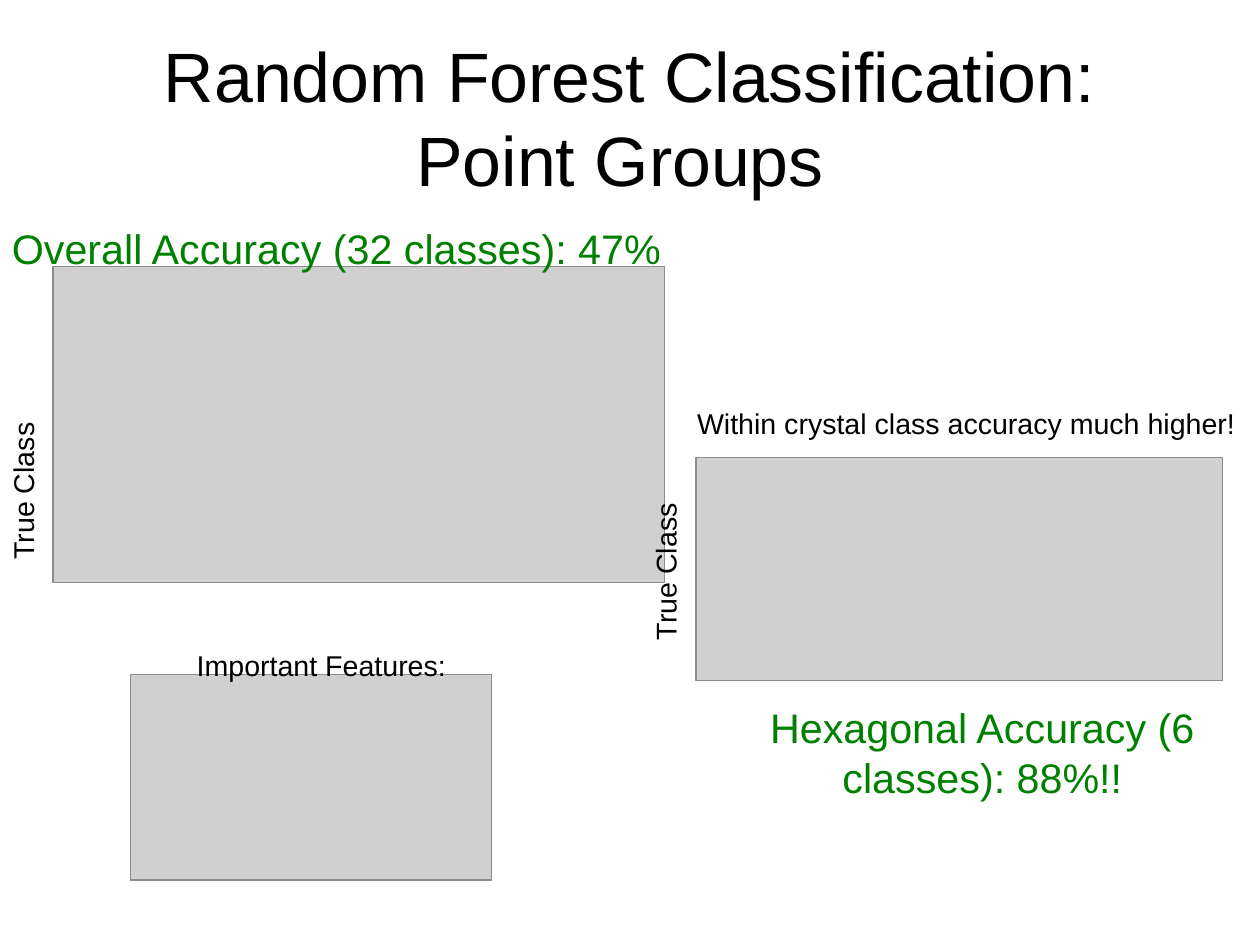
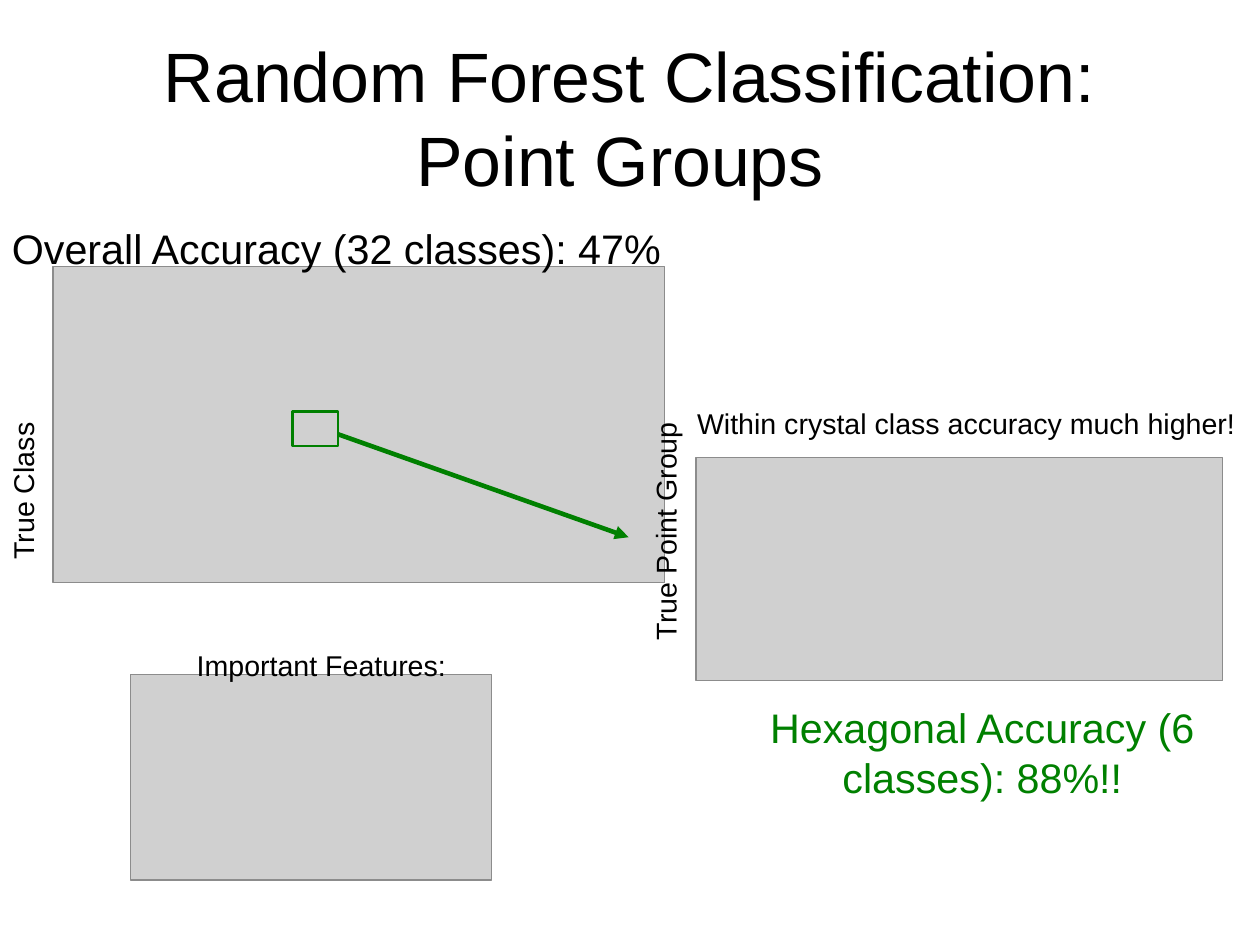
Before and after one commit to rhsimplex/matprojgeom, a slide deck: slide 12 of presentation.odp (slide 6 before the commit). Drawn at 1260x945 pixels with LibreOffice and Linux fonts; fonts in the diff are those of the drawing; grey boxes stand for pictures. Boxes give left, top, right and bottom in pixels: in the first picture for what was removed or moved away, otherwise in the second. Text is boxed around its words. In the diff, an @@ line names an element or a change of style, - is before the commit and + after.

```diff
--- a/presentation.odp
+++ b/presentation.odp
@@ text "Overall Accuracy (32 classes): 47%" at (x1=12, y1=234, x2=661, y2=272): text colour #008000 to #000000 @@
@@ rectangle added at (x1=293, y1=412, x2=338, y2=446), outline #008000 1.45 pt @@
@@ arrow added from (338, 434) to (629, 537), #008000 2.89 pt @@
@@ text at (x1=651, y1=429, x2=683, y2=640): text changed @@
-True Class
+True Point Group
```
Also in this commit, not shown: 6 slides added, 1 other file.
